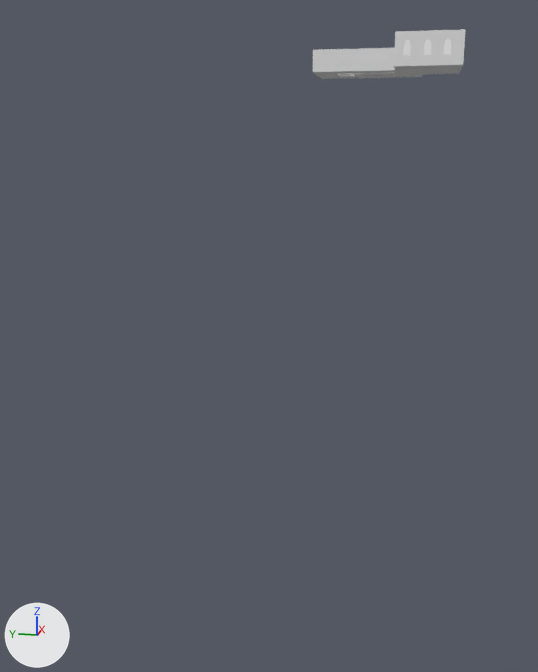
The Blender file Assets/Art/Environment/Structures/Inside Prison/kidney room.blend: old version first, new version second.
The view is the same before and after, from a camera (50 mm lens) standing at (-804.0, -52.0, -75.0) and looking at (-8.0, 107.0, -274.0). Arrows for +X, +Y and +Z are at lower left; the lights stay in place.
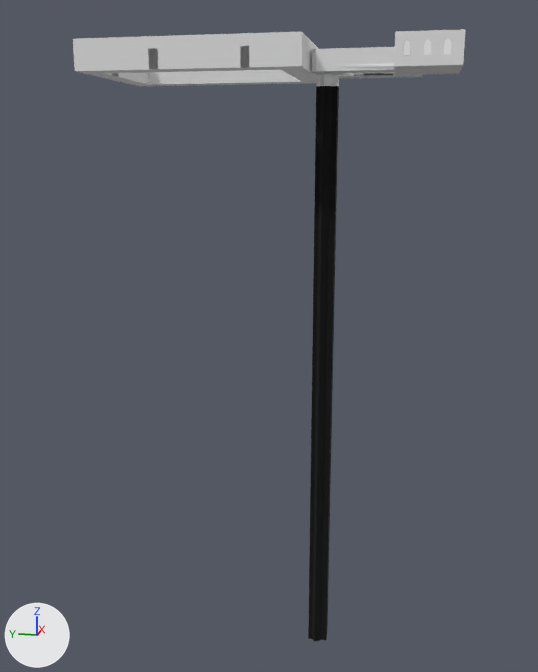
Where the change shows, as pixel boxes [x1, y1, x2, y2] in the pictures (538 x 672 px):
'Floor', added (black)
    after: [308, 65, 463, 642]
    faces in mat_the_void (black #000000): [308, 86, 339, 642]
    faces in mat_metal_021 (its picture is missing): [312, 65, 463, 86]
'Hallway Loop', added
    after: [73, 31, 319, 86]
    faces in mat_flaking_plaster (its picture is missing): [73, 31, 319, 84]
    faces in mat_material (white #ffffff): [76, 66, 316, 86]

The change, as a list of edits to the scene's bpy script:
```text
Add mat_flaking_plaster:
    mat_flaking_plaster = principled_material('Flaking plaster')
    mat_flaking_plaster.base_color = (0.8, 0.8, 0.8)  # white #e7e7e7
Add mat_the_void:
    mat_the_void = principled_material('The Void')
    mat_the_void.base_color = (0.0, 0.0, 0.0)  # black #000000
    mat_the_void.roughness = 1.0
Add me_plane_008:
    me_plane_008.from_pydata(...)  # 112 vertices, 99 faces; spans x -100.0..71.0, y 56.0..278.0, z -20.0..9.0
    # faces by material slot: [14, 14, 70, 1]
    me_plane_008.materials.append(mat_metal_021)  # its picture is missing
    me_plane_008.materials.append(mat_material)  # white #ffffff
    me_plane_008.materials.append(mat_flaking_plaster)  # its picture is missing
    me_plane_008.materials.append(mat_material)  # white #ffffff
Add me_plane_006:
    me_plane_006.from_pydata(...)  # 228 vertices, 175 faces; spans x -83.0..25.0, y -84.0..56.0, z -666.0..-20.0
    me_plane_006.polygons.foreach_set('use_smooth', [True] * 175)
    # faces by material slot: [81, 76, 18]
    me_plane_006.materials.append(mat_metal_021)  # its picture is missing
    me_plane_006.materials.append(mat_flaking_plaster)  # its picture is missing
    me_plane_006.materials.append(mat_the_void)  # black #000000
Add ob_hallway_loop:
    ob_hallway_loop = bpy.data.objects.new('Hallway Loop', me_plane_008)
    ob_hallway_loop.location = (0.0, 0.0, 21.0)
Add ob_floor:
    ob_floor = bpy.data.objects.new('Floor', me_plane_006)
    ob_floor.location = (0.0, 0.0, 21.0)
```
